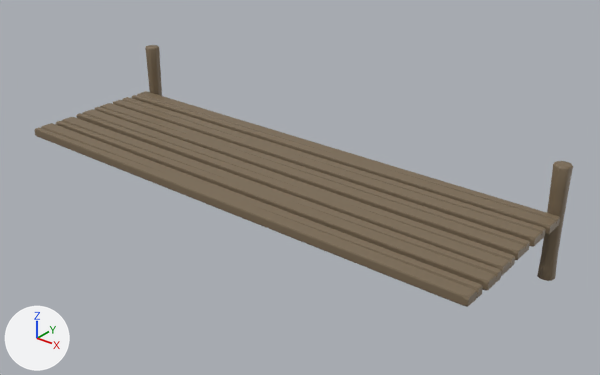
Before and after pictures for a commit that changed the Blender file data/Assets/Models/Front End/Plateau.blend.
Camera for both pictures: a camera (50 mm lens) standing at (20.0, -14.6, 14.0) and looking at (1.1, 9.1, -0.7). Arrows for +X, +Y and +Z are at lower left; the lights stay in place.
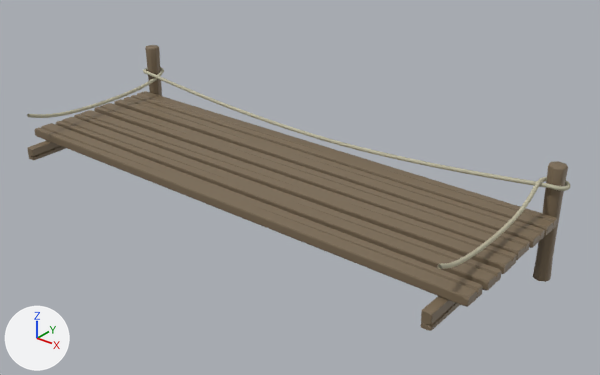
Commit message: Kartong: Some work on Plateau model.

What changed in the scene script:
```text
Change mat_mat_plateau:
    mat_mat_plateau.base_color: (0.189, 0.179, 0.152) -> (0.492, 0.467, 0.34)  # grey #78756d -> grey #bab69e
Change me_cube_001:
    where me_cube_001.from_pydata(...)  # 456 vertices, 300 faces; spans x -11.2..10.8, y 5.1..11.9, z -0.3..0.0
    used by ob_cube_011; location = (0.0, 0.0, 0.0)
    me_cube_001 part 1: the loose piece of 76 vertices spanning x -11.1..10.8, y 10.9..11.9, z -0.3..0.0 is moved by (0.0, -0.1, 0.0)
Add me_cube_003:
    me_cube_003.from_pydata(...)  # 76 vertices, 50 faces; spans x -4.24..3.84, y 5.11..6.11, z -0.32..0.05
    me_cube_003.materials.append(mat_mat_wood)  # brown #7b6b54
Add cu_beziercurve_001:
    cu_beziercurve_001 = bpy.data.curves.new('BezierCurve.001', 'CURVE')
    cu_beziercurve_001.dimensions = '3D'
    _sp = cu_beziercurve_001.splines.new('BEZIER'); _sp.bezier_points.add(13)
    _sp.bezier_points.foreach_set('co', [-3.773, 0.0, 0.0, 0.0131, 0.0, -0.565, 3.793, 0.0, -0.159, 4.3, 0.408, 0.0, 3.849, 0.817, 0.0, 3.45, 0.351, 0.0, 3.45, -10.23, -0.697, 3.45, -20.66, 0.0924, 3.935, -21.11, 0.0, 4.324, -20.68, 0.0, 3.909, -20.27, 0.0736, 3.422, -20.28, 0.174, 0.0181, -20.28, -0.648, -3.601, -20.28, -0.0355])
    _sp.bezier_points.foreach_set('handle_left', [-4.403, 0.0, 0.213, -2.633, 0.0, -0.565, 3.505, 0.0, -0.3, 4.3, 0.243, -0.000743, 4.17, 0.817, -0.000435, 3.45, 0.589, 0.00581, 3.45, -4.89, -0.691, 3.45, -20.43, 0.0989, 3.8, -21.11, 0.00478, 4.324, -20.92, 0.011, 4.142, -20.27, 0.0224, 3.66, -20.28, 0.179, 2.826, -20.28, -0.643, -3.363, -20.28, -0.0297])
    _sp.bezier_points.foreach_set('handle_right', [-3.458, 0.0, -0.106, 2.659, 0.0, -0.565, 4.238, 0.0, 0.06, 4.3, 0.666, 0.00116, 3.468, 0.817, 0.000516, 3.45, -0.122, -0.0116, 3.45, -15.13, -0.702, 3.45, -21.09, 0.0808, 4.122, -21.11, -0.00661, 4.324, -20.43, -0.0116, 3.717, -20.27, 0.116, 2.949, -20.28, 0.162, -2.951, -20.28, -0.655, -4.074, -20.28, -0.047])
    for _p, _l, _r in zip(_sp.bezier_points, ['ALIGNED', 'ALIGNED', 'ALIGNED', 'ALIGNED', 'ALIGNED', 'ALIGNED', 'ALIGNED', 'ALIGNED', 'ALIGNED', 'ALIGNED', 'ALIGNED', 'ALIGNED', 'ALIGNED', 'ALIGNED'], ['ALIGNED', 'ALIGNED', 'ALIGNED', 'ALIGNED', 'ALIGNED', 'ALIGNED', 'ALIGNED', 'ALIGNED', 'ALIGNED', 'ALIGNED', 'ALIGNED', 'ALIGNED', 'ALIGNED', 'ALIGNED']): _p.handle_left_type = _l; _p.handle_right_type = _r
    _sp.order_u = 0
    _sp.order_v = 0
    cu_beziercurve_001.materials.append(mat_mat_plateau)  # grey #bab69e
    cu_beziercurve_001.use_path = True
    cu_beziercurve_001.bevel_depth = 0.08
    cu_beziercurve_001.fill_mode = 'FULL'
Change ob_cylinder_001:
    ob_cylinder_001.location: (10.48, 12.3, -0.47) -> (10.36, 12.14, -0.47)
Add ob_cube_002:
    ob_cube_002 = bpy.data.objects.new('Cube.002', me_cube_003)
    ob_cube_002.location = (-10.08, 8.48, -3.92)
    ob_cube_002.rotation_euler = (1.571, -0.00769, 1.571)  # degrees (90, -0.4, 90)
    ob_cube_002.scale = (1.0, 0.586, 1.0)
Add ob_cube_001:
    ob_cube_001 = bpy.data.objects.new('Cube.001', me_cube_003.copy())
    ob_cube_001.location = (10.02, 8.48, -4.59)
    ob_cube_001.rotation_euler = (1.571, -0.00769, 1.571)  # degrees (90, -0.4, 90)
    ob_cube_001.scale = (1.0, 0.695, 1.0)
Add ob_beziercurve_002:
    ob_beziercurve_002 = bpy.data.objects.new('BezierCurve.002', cu_beziercurve_001)
    ob_beziercurve_002.location = (-10.32, 8.25, 1.08)
    ob_beziercurve_002.rotation_euler = (0.0, 0.0, 1.571)  # degrees (0, 0, 90)
```

Changed parts and their boxes (x1, y1, x2, y2) in the pictures (600 x 375 px; the box of a moved part takes in the faces that stretch with it):
'Cube.011', reshaped
    before: (34, 91, 560, 307)
    after: (34, 91, 557, 307)
'BezierCurve.002', added
    after: (27, 67, 570, 269)
'Cylinder.001', moved
    before: (537, 161, 573, 281)
    after: (533, 161, 568, 282)
'Cube.001', added (brown)
    after: (421, 296, 460, 331)
'Cube.002', added (brown)
    after: (27, 141, 66, 160)
part 1 of me_cube_001, moved or reshaped
    before: (132, 91, 560, 234)
    after: (131, 91, 557, 236)
